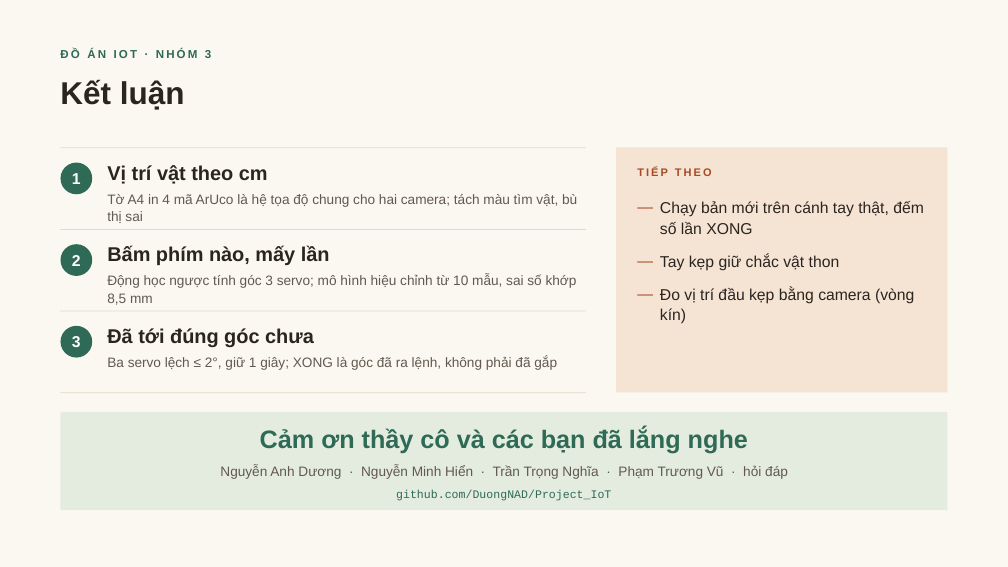
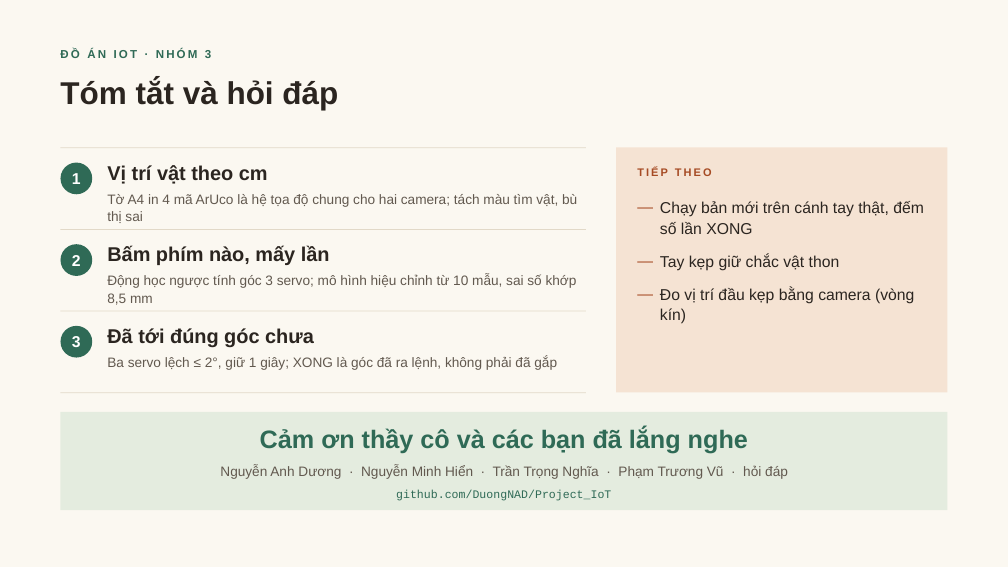
Before and after one commit to DuongNAD/Project_IoT, a slide deck: slide 2 of slides/KetLuan.pptx (slide 1 before the commit). Drawn at 1008x567 pixels with LibreOffice and Linux fonts; fonts in the diff are those of the drawing. Boxes give left, top, right and bottom in pixels: in the first picture for what was removed or moved away, otherwise in the second. Text is boxed around its words. In the diff, an @@ line names an element or a change of style, - is before the commit and + after.

```diff
--- a/slides/KetLuan.pptx
+++ b/slides/KetLuan.pptx
@@ text at (x1=60, y1=79, x2=338, y2=110): text changed @@
-Kết luận
+Tóm tắt và hỏi đáp
```
Also in this commit, not shown: 1 slide added, 16 other files.
